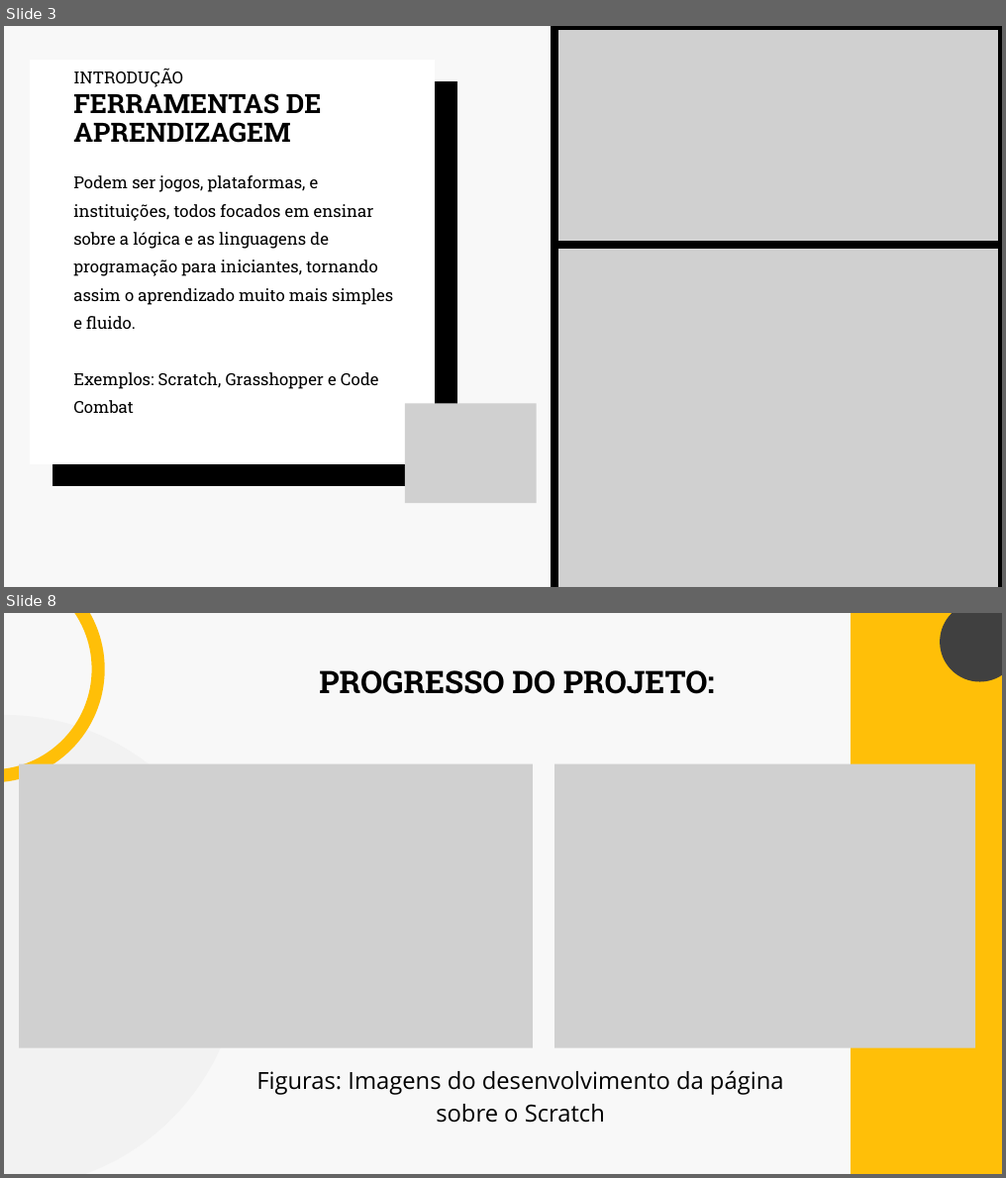
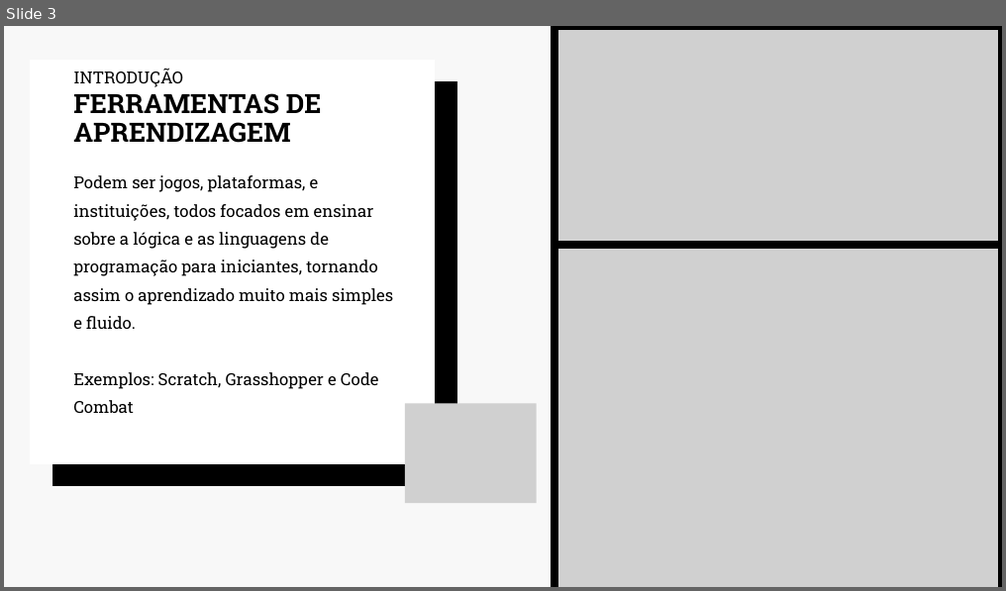
Before and after one commit to etecvav26-c10/Projeto-TCC-Etecvav---Ferramentas-de-Aprendizagem-na-Informatica, a slide deck: TCC_2026/Apresentação.pptx. Shown one above the other, each under a label of ours: slides 3 and 8 before the commit, slide 3 after it; the slides between them are not shown. The pictures are 1006x1178 and 1006x591 pixels, drawn with LibreOffice and Linux fonts; fonts in the diff are those of the drawing; grey boxes stand for pictures. Boxes give left, top, right and bottom in pixels: in the first picture for what was removed or moved away, otherwise in the second. Text is boxed around its words. In the diff, an @@ line names an element or a change of style, - is before the commit and + after.

```diff
--- a/TCC_2026/Apresentação.pptx
+++ b/TCC_2026/Apresentação.pptx
@@ slide 8 removed at [4, 613, 1002, 1174], background #F8F8F8 @@
@@ freeform shape removed at [4, 613, 98, 776] @@
@@ freeform shape removed at [850, 613, 1002, 1174] @@
@@ freeform shape removed at [940, 613, 1002, 682] @@
@@ text removed at [319, 670, 715, 694] @@
-PROGRESSO DO PROJETO:
@@ freeform shape removed at [4, 715, 241, 1174] @@
@@ picture removed at [19, 764, 533, 1049] @@
@@ picture removed at [554, 764, 975, 1049] @@
@@ text removed at [256, 1070, 784, 1123] @@
-Figuras: Imagens do desenvolvimento da página sobre o Scratch
```
Also in this commit, not shown: 2 slides changed, 4 slides added, 2 other slides removed, 6 other files.
